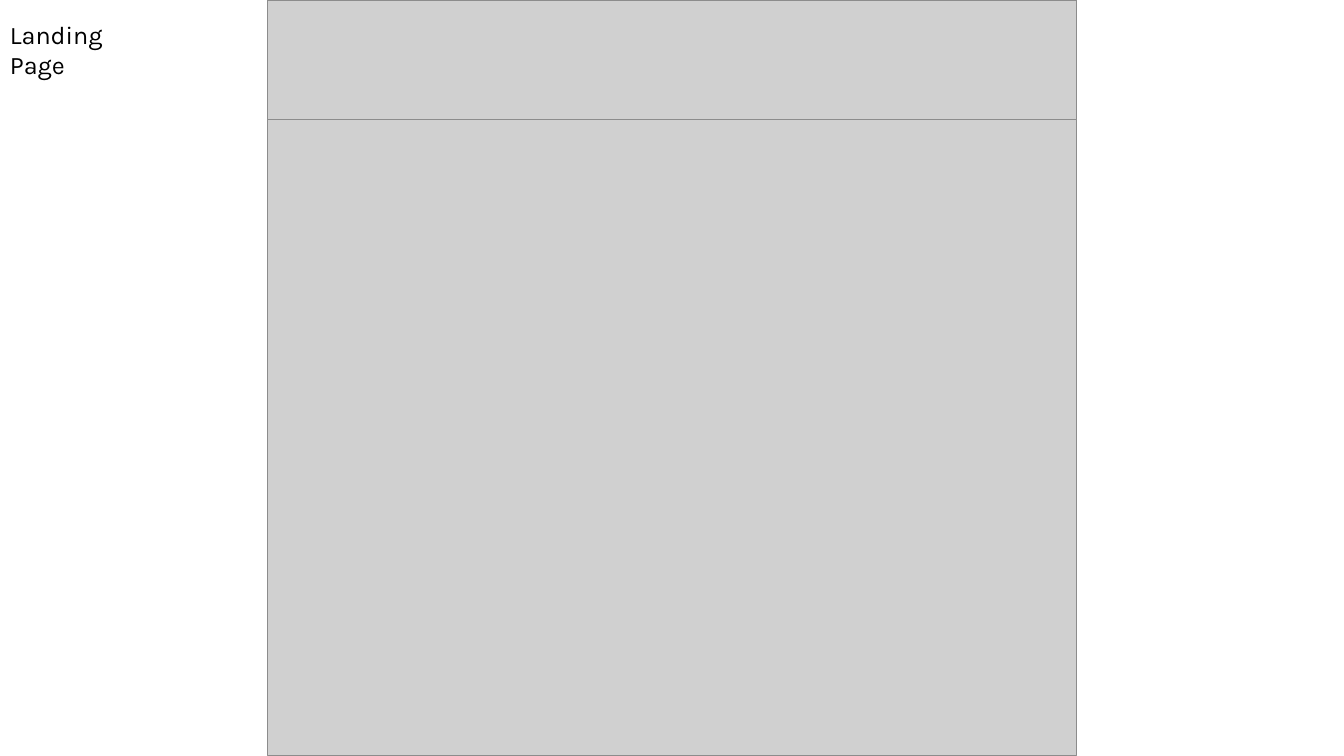
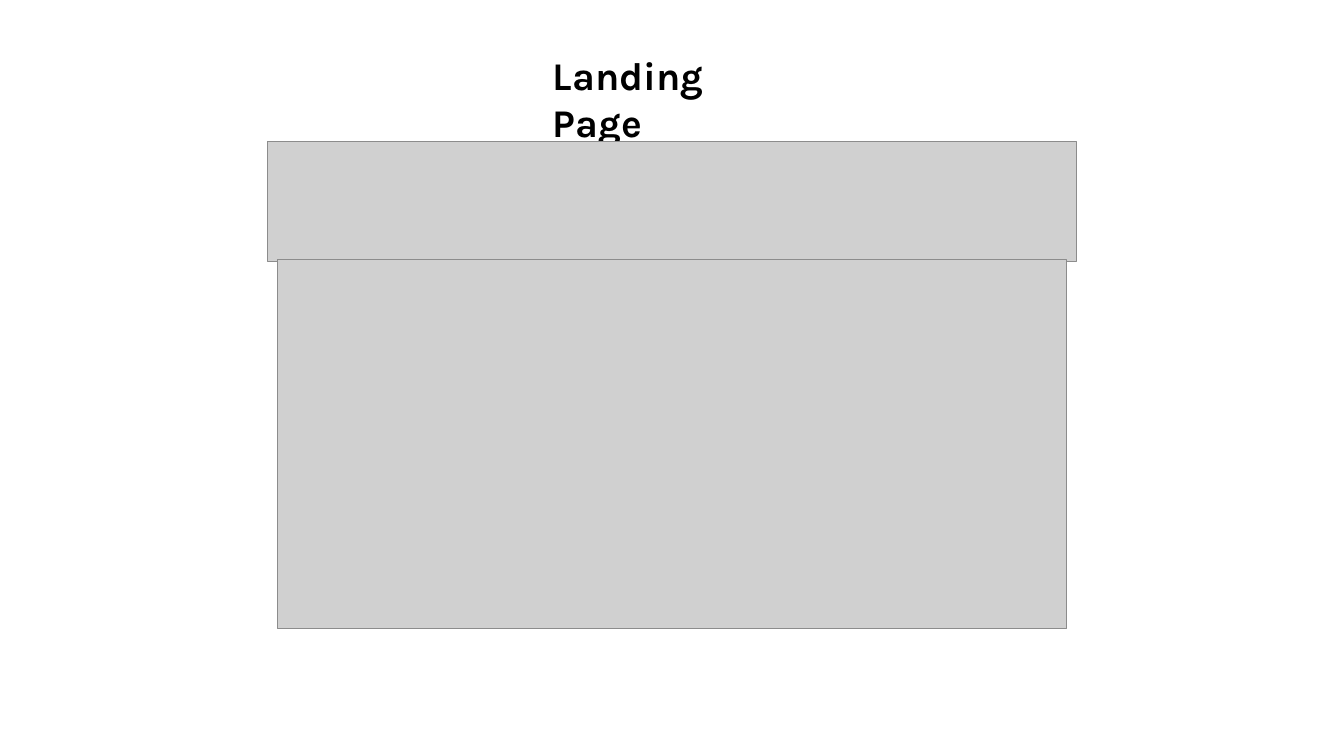
Before and after one commit to CalebStark/Moffat-Bay, a slide deck: slide 4 of Documentation/Prototype Assignment - Group 2.pptx. Drawn at 1344x756 pixels with LibreOffice and Linux fonts; fonts in the diff are those of the drawing; grey boxes stand for pictures. Boxes give left, top, right and bottom in pixels: in the first picture for what was removed or moved away, otherwise in the second. Text is boxed around its words. In the diff, an @@ line names an element or a change of style, - is before the commit and + after.

```diff
--- a/Documentation/Prototype Assignment - Group 2.pptx
+++ b/Documentation/Prototype Assignment - Group 2.pptx
@@ picture removed at (267, 0, 1076, 756) @@
@@ text "Landing Page": place and size @@
-text "Landing Page" at (10, 26, 103, 81)
+text "Landing Page" at (553, 62, 704, 147)
@@ text "Landing Page" at (553, 62, 704, 147): size 18 to 28 pt, bold on @@
@@ picture: place and size @@
-picture at (267, 0, 1076, 120)
+picture at (267, 141, 1076, 261)
@@ picture added at (277, 259, 1068, 628) @@
```
Also in this commit, not shown: 7 other slides changed, 3 slides added, 4 slides removed, 1 other file.
